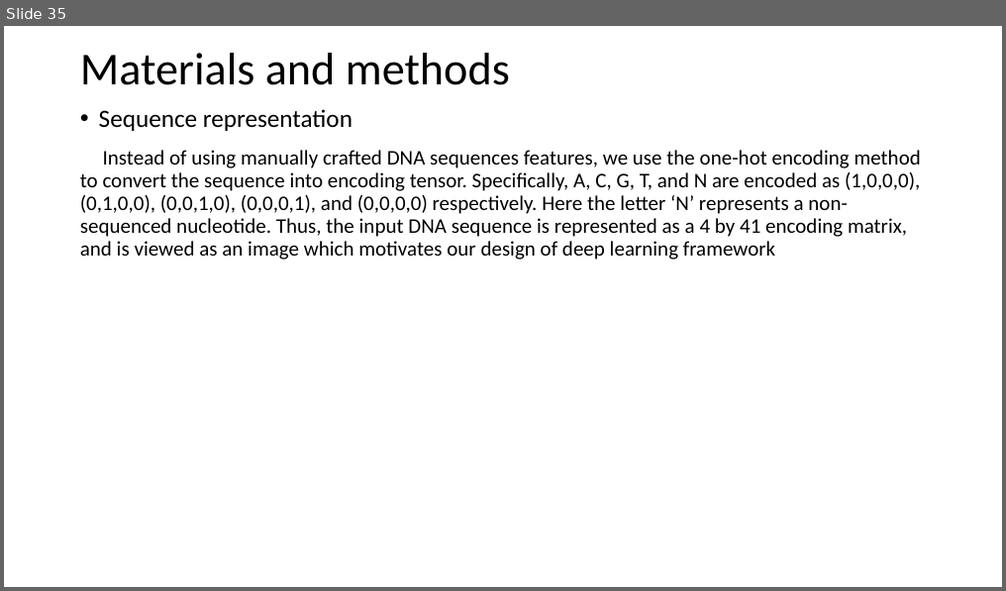
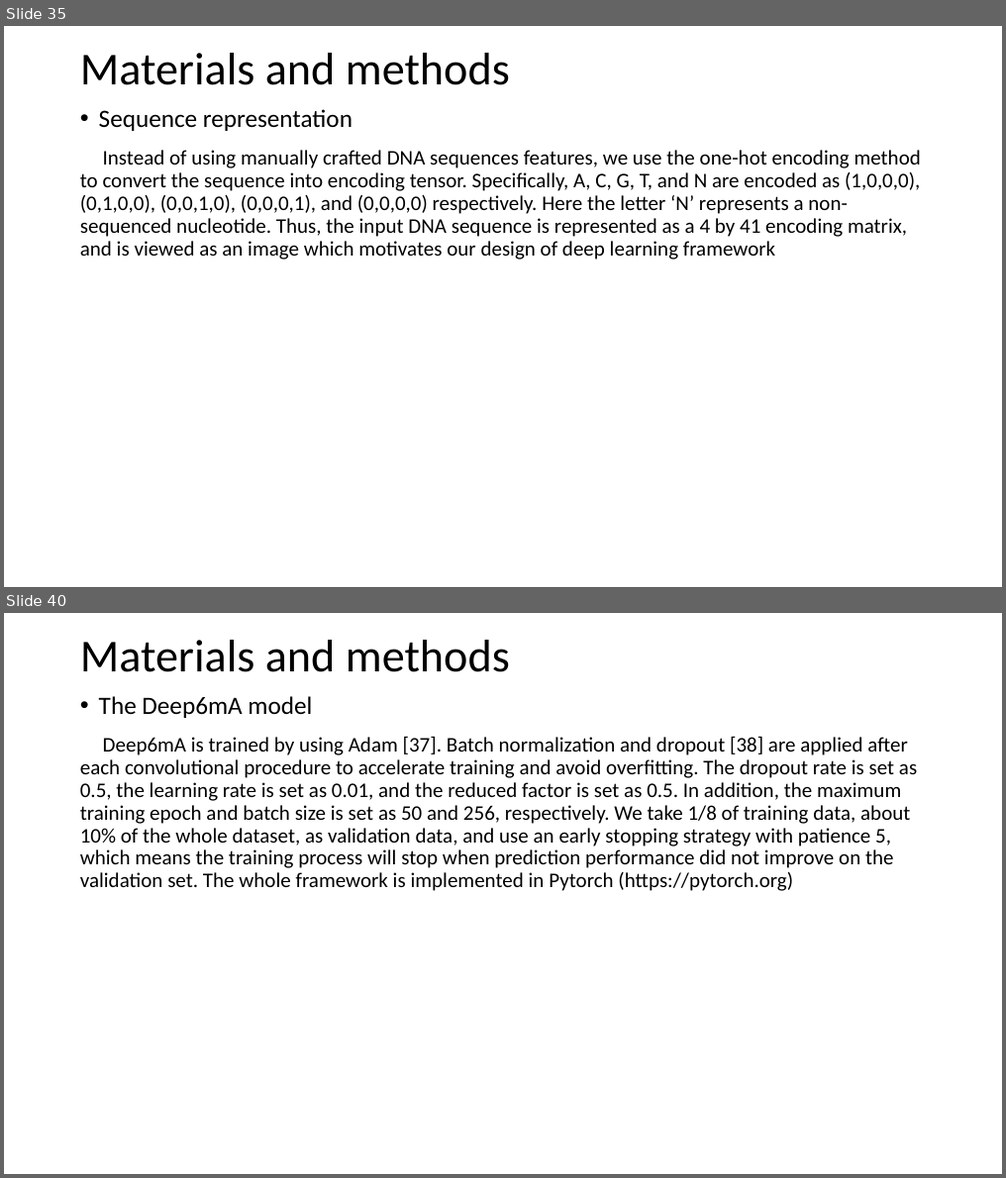
Before and after one commit to YanChengHuang/paper_implement, a slide deck: Deep6mA/Presentation/deep6mA.pptx. Shown one above the other, each under a label of ours: slide 35 before the commit, slides 35 and 40 after it; the slides between them are not shown. The pictures are 1006x591 and 1006x1178 pixels, drawn with LibreOffice and Linux fonts; fonts in the diff are those of the drawing. Boxes give left, top, right and bottom in pixels: in the first picture for what was removed or moved away, otherwise in the second. Text is boxed around its words. In the diff, an @@ line names an element or a change of style, - is before the commit and + after.

```diff
--- a/Deep6mA/Presentation/deep6mA.pptx
+++ b/Deep6mA/Presentation/deep6mA.pptx
@@ slide 40 added at (4, 613, 1002, 1174), background #FFFFFF @@
@@ title added at (80, 640, 510, 672), 44 pt, text #000000 @@
+Materials and methods
@@ text added at (80, 696, 917, 891), 20 pt, text #000000 @@
+• The Deep6mA model
+Deep6mA is trained by using Adam [37]. Batch normalization and dropout [38] are applied after each convolutional procedure to accelerate training and avoid overfitting. The dropout rate is set as 0.5, the learning rate is set as 0.01, and the reduced factor is set as 0.5. In addition, the maximum training epoch and batch size is set as 50 and 256, respectively. We take 1/8 of training data, about 10% of the whole dataset, as validation data, and use an early stopping strategy with patience 5, which means the training process will stop when prediction performance did not improve on the validation set. The whole framework is implemented in Pytorch (https://pytorch.org)
```
Also in this commit, not shown: 1 slide changed, 5 other slides added.
